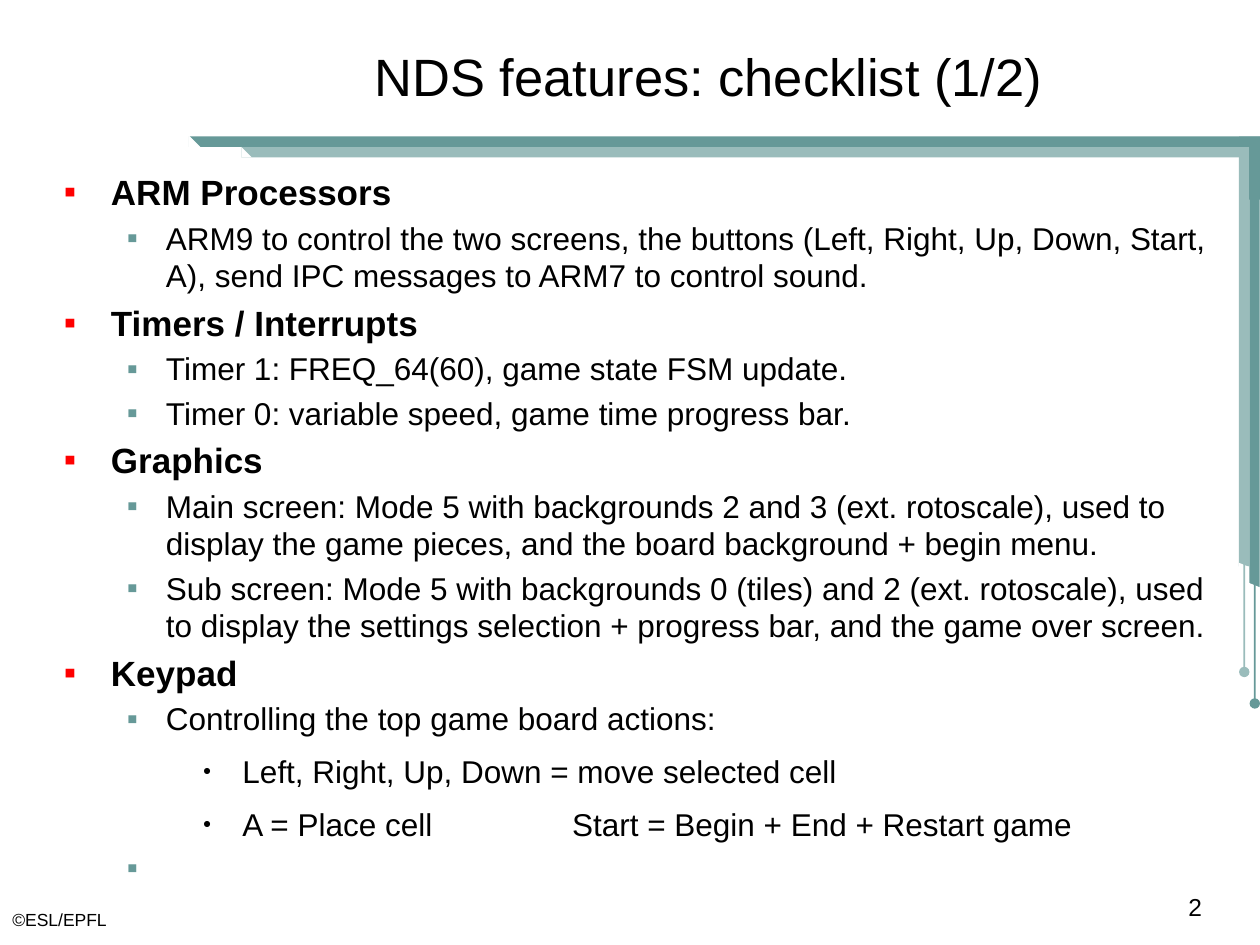
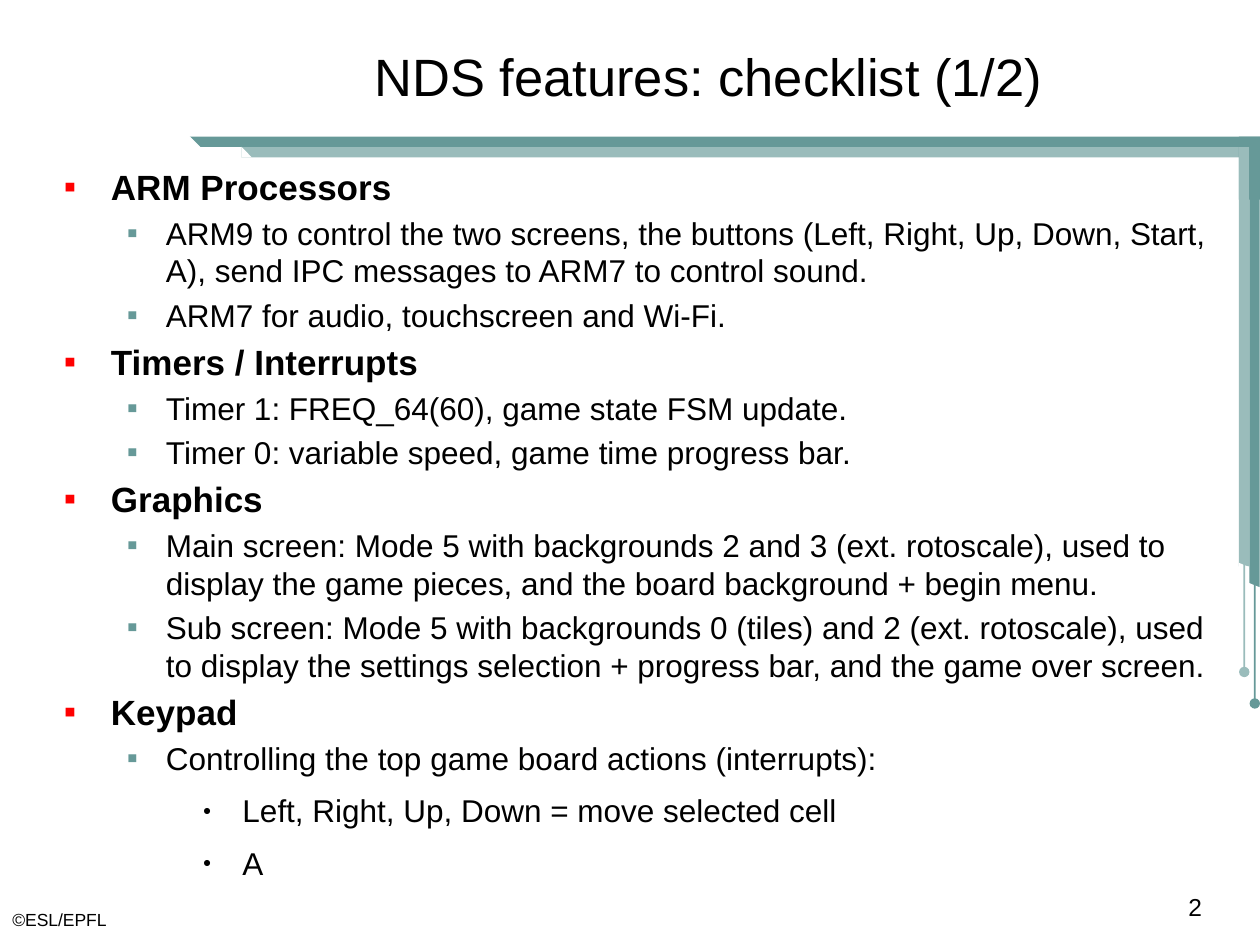
Before and after one commit to gruvw/epfl-nds-game, a slide deck: slide 2 of project/tic-tac-tile.pptx. Drawn at 1260x945 pixels with LibreOffice and Linux fonts; fonts in the diff are those of the drawing; background and template pictures are left out. Boxes give left, top, right and bottom in pixels: in the first picture for what was removed or moved away, otherwise in the second. Text is boxed around its words. In the diff, an @@ line names an element or a change of style, - is before the commit and + after.

Commit message:
Update pptx

```diff
--- a/project/tic-tac-tile.pptx
+++ b/project/tic-tac-tile.pptx
@@ text at (x1=166, y1=304, x2=726, y2=331): paragraph added @@
+  ▪ ARM7 for audio, touchscreen and Wi-Fi.
@@ text at (x1=166, y1=747, x2=877, y2=776): text changed @@
-  ▪ Controlling the top game board actions:
+  ▪ Controlling the top game board actions (interrupts):
@@ text at (x1=242, y1=853, x2=263, y2=875): text changed @@
-    ● A = Place cell Start = Begin + End + Restart game
+    ● A
```
Also in this commit, not shown: 2 other files.
